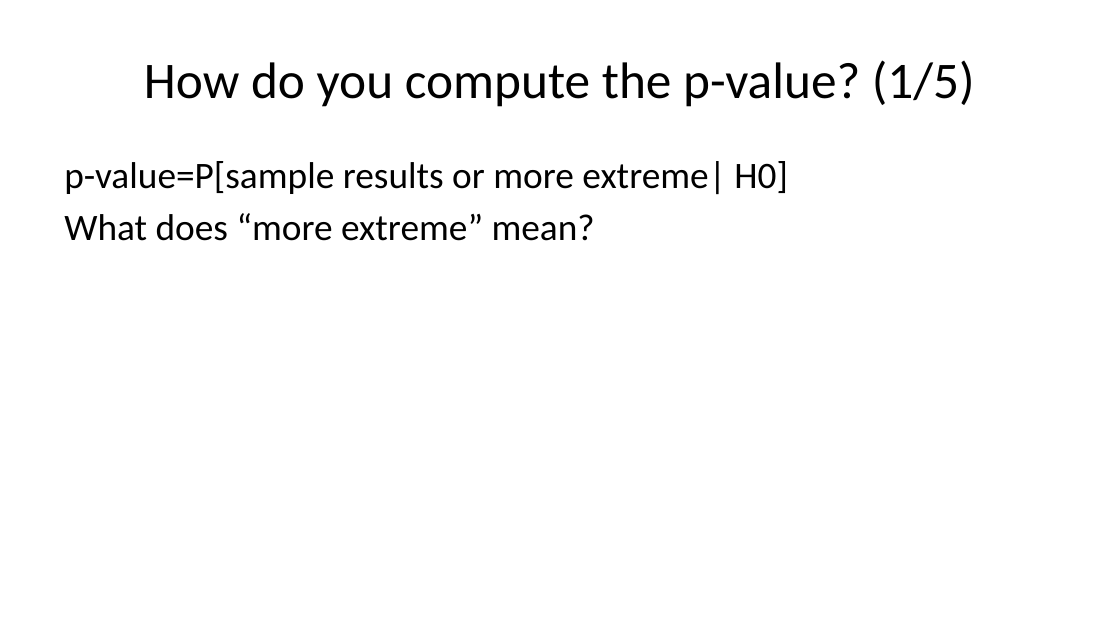
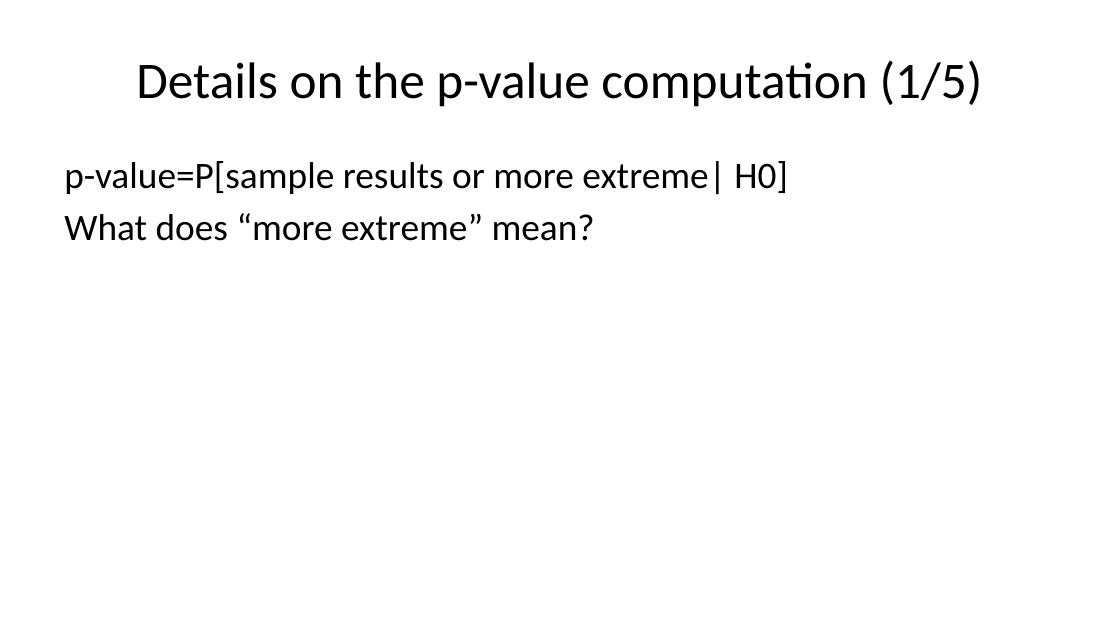
Before and after one commit to pmean/talks, a slide deck: slide 24 of exact-tests/results/exact-and-randomization-tests.pptx (slide 23 before the commit). Drawn at 1120x630 pixels with LibreOffice and Linux fonts; fonts in the diff are those of the drawing. Boxes give left, top, right and bottom in pixels: in the first picture for what was removed or moved away, otherwise in the second. Text is boxed around its words. In the diff, an @@ line names an element or a change of style, - is before the commit and + after.

```diff
--- a/exact-tests/results/exact-and-randomization-tests.pptx
+++ b/exact-tests/results/exact-and-randomization-tests.pptx
@@ title at [136,60,983,107]: text changed @@
-How do you compute the p-value? (1/5)
+Details on the p-value computation (1/5)
```
Also in this commit, not shown: 8 other slides changed, 17 slides added, 1 other file.
